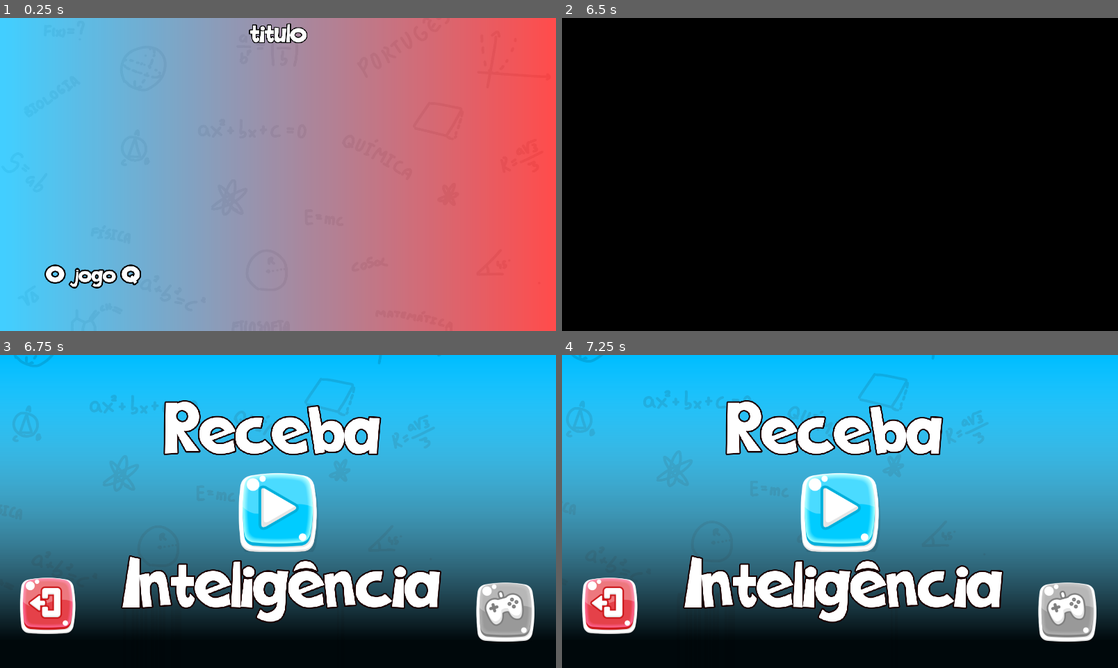
Above: before the commit, frames 1-4 (two rows, left to right).
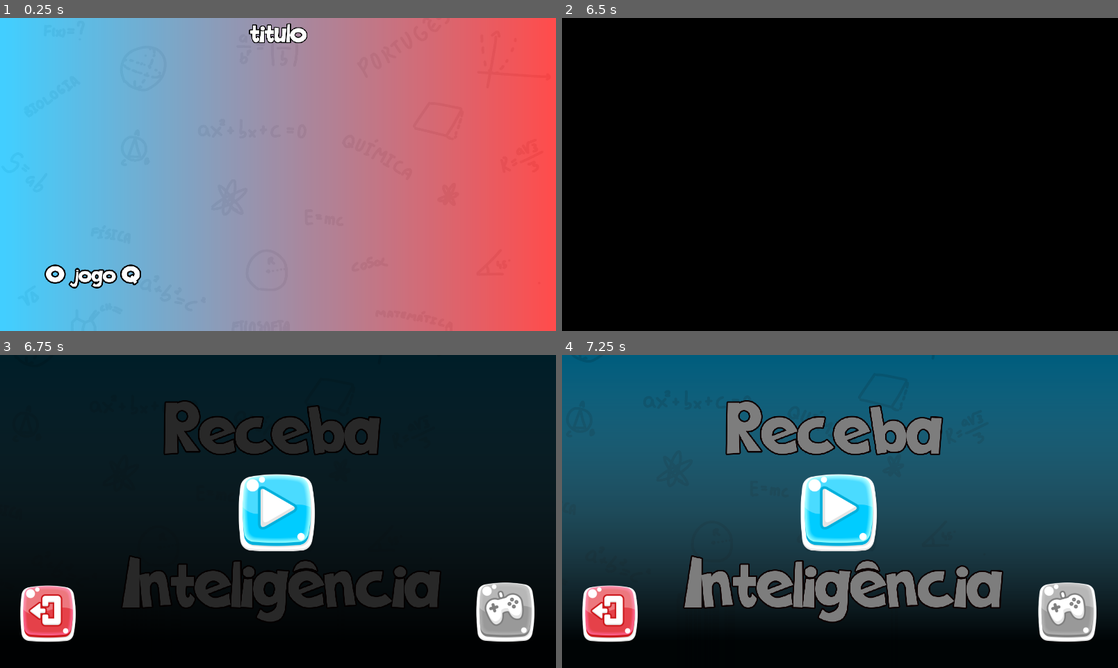
Above: after the commit, the same moments.

Repository: LabirasIFPI/Quiz-SKAR
Game: Godot game, scene res://Cenas/Importante.tscn
Same seed, same stepped clock (60 frames per second), same inputs: the game is played once before the commit and once after it. Sound files missing from this copy of the repository are replaced by a short silence.
Inputs:
- Up to frame 1 (0.25 s): no input
- Up to frame 2 (6.5 s): tap A (A) at 0.6, 2.3, 2.85, 4.55 s; tap B (B) at 0.8, 1.35, 3.05, 3.6, 5.3 s; hold Left (ui_left) 1.28-2.03 s; tap C (C) at 1.55, 2.1, 3.8, 4.35, 6.05 s; hold Left (ui_left) 3.53-5.78 s; tap 1 (JogadorAzul) at 5.1 s; tap 2 (JogadorVermelho) at 5.85 s
- Up to frame 3 (6.75 s): tap A (A) at 6.6 s
- Up to frame 4 (7.25 s): no input

Frames 1-2 are identical in both runs. In frame 3, 82% of the frame differs, in the area x 0-100%, y 0-92%; in frame 4, 78%.
Error before the commit: Invalid get index 'rect_scale' (on base: 'null instance'). (res://Códigos/Menu.gd:9)

Commit message:
Coisa(m****) nenhuma. Só ta mais bugado

Diff:
--- a/Cenas/Menu.tscn
+++ b/Cenas/Menu.tscn
@@ -49,50 +49,6 @@
 texture = SubResource( 3 )
 expand = true
 
-[node name="Botoẽs" type="Control" parent="."]
-anchor_right = 1.0
-anchor_bottom = 1.0
-margin_right = 1920.0
-margin_bottom = 1080.0
-
-[node name="iniciar" type="Button" parent="Botoẽs"]
-anchor_left = 0.5
-anchor_top = 0.5
-anchor_right = 0.5
-anchor_bottom = 0.5
-margin_left = -146.5
-margin_top = -276.0
-margin_right = 146.5
-margin_bottom = 276.0
-icon = ExtResource( 7 )
-flat = true
-expand_icon = true
-
-[node name="fechar" type="Button" parent="Botoẽs"]
-anchor_left = 0.5
-anchor_top = 0.5
-anchor_right = 0.5
-anchor_bottom = 0.5
-margin_left = -900.0
-margin_top = 220.0
-margin_right = -689.0
-margin_bottom = 435.0
-icon = ExtResource( 4 )
-flat = true
-expand_icon = true
-
-[node name="tutorial" type="Button" parent="Botoẽs"]
-margin_left = 1633.0
-margin_top = 762.0
-margin_right = 1854.0
-margin_bottom = 1012.0
-custom_fonts/font = ExtResource( 6 )
-icon = ExtResource( 8 )
-flat = true
-clip_text = true
-icon_align = 2
-expand_icon = true
-
 [node name="Titulo" type="Label" parent="."]
 anchor_right = 1.0
 margin_left = 87.0
@@ -108,6 +64,44 @@
 
 [node name="Transition" parent="." instance=ExtResource( 3 )]
 
-[connection signal="pressed" from="Botoẽs/iniciar" to="." method="_on_iniciar_pressed"]
-[connection signal="pressed" from="Botoẽs/fechar" to="." method="_on_fechar_pressed"]
-[connection signal="pressed" from="Botoẽs/tutorial" to="." method="_on_tutorial_pressed"]
+[node name="Botoes" type="CanvasLayer" parent="."]
+
+[node name="iniciar" type="Button" parent="Botoes"]
+anchor_left = 0.5
+anchor_top = 0.5
+anchor_right = 0.5
+anchor_bottom = 0.5
+margin_left = -146.5
+margin_top = -140.0
+margin_right = 146.5
+margin_bottom = 140.0
+icon = ExtResource( 7 )
+flat = true
+expand_icon = true
+
+[node name="fechar" type="Button" parent="Botoes"]
+anchor_top = 1.0
+anchor_bottom = 1.0
+margin_left = 61.0
+margin_top = -293.0
+margin_right = 272.0
+margin_bottom = -78.0
+icon = ExtResource( 4 )
+flat = true
+expand_icon = true
+
+[node name="tutorial" type="Button" parent="Botoes"]
+margin_left = 1633.0
+margin_top = 762.0
+margin_right = 1854.0
+margin_bottom = 1012.0
+custom_fonts/font = ExtResource( 6 )
+icon = ExtResource( 8 )
+flat = true
+clip_text = true
+icon_align = 2
+expand_icon = true
+
+[connection signal="pressed" from="Botoes/iniciar" to="." method="_on_iniciar_pressed"]
+[connection signal="pressed" from="Botoes/fechar" to="." method="_on_fechar_pressed"]
+[connection signal="pressed" from="Botoes/tutorial" to="." method="_on_tutorial_pressed"]
--- a/Cenas/QuizMain.tscn
+++ b/Cenas/QuizMain.tscn
@@ -113,6 +113,7 @@
 text = "00:00"
 
 [node name="DebugLabel" type="Label" parent="CanvasLayer"]
+visible = false
 anchor_top = 1.0
 anchor_right = 1.0
 anchor_bottom = 1.0
@@ -160,6 +161,8 @@
 autowrap = true
 uppercase = true
 
+[node name="DoTeste" type="Node2D" parent="."]
+
 [connection signal="timeout" from="TLPR" to="." method="_on_TLPR_timeout"]
 [connection signal="timeout" from="AddPointEffectTimer" to="." method="_onAddPointEffectTimerTimeout"]
 [connection signal="timeout" from="next_fortime" to="." method="_on_next_fortime_timeout"]
--- /dev/null
+++ b/Cenas/Teste.tscn
@@ -0,0 +1,16 @@
+[gd_scene load_steps=2 format=2]
+
+[ext_resource path="res://Assets/FreeGUI/tutorial_img/certon.png" type="Texture" id=1]
+
+[node name="Teste" type="Control"]
+anchor_right = 1.0
+anchor_bottom = 1.0
+__meta__ = {
+"_edit_horizontal_guides_": [ 553.0 ],
+"_edit_vertical_guides_": [ 251.0 ]
+}
+
+[node name="Certon" type="Sprite" parent="."]
+position = Vector2( 742, 479 )
+scale = Vector2( 0.1, 0.1 )
+texture = ExtResource( 1 )
--- a/Cenas/alternativa.tscn
+++ b/Cenas/alternativa.tscn
@@ -1,8 +1,9 @@
-[gd_scene load_steps=4 format=2]
+[gd_scene load_steps=5 format=2]
 
 [ext_resource path="res://Temas/FonteAlternativa.tres" type="DynamicFont" id=1]
 [ext_resource path="res://Assets/FreeGUI/png/gray.png" type="Texture" id=2]
 [ext_resource path="res://Cenas/alternativa.gd" type="Script" id=3]
+[ext_resource path="res://Assets/FreeGUI/tutorial_img/certon.png" type="Texture" id=4]
 
 [node name="Alternativa" type="Control"]
 anchor_left = 0.5
@@ -35,4 +36,10 @@
 text = "Texto da alternativa."
 valign = 1
 
+[node name="Certon" type="Sprite" parent="."]
+visible = false
+position = Vector2( -185, 76 )
+scale = Vector2( 0.1, 0.1 )
+texture = ExtResource( 4 )
+
 [connection signal="button_up" from="Button" to="." method="_on_op_1_button_up"]
--- a/Códigos/ sobre_avisos.gd
+++ b/Códigos/ sobre_avisos.gd
@@ -5,7 +5,6 @@
 
 
 func _ready() -> void:
-	$Transition.connect("acabou",self,"sair")
 	$aviso.percent_visible = 0
 	global.playSound("countdown", 4.0)
 	$Timer.start(4)
--- a/Códigos/Menu.gd
+++ b/Códigos/Menu.gd
@@ -1,15 +1,14 @@
 extends Node2D
 
-onready var start = get_node("Botoẽs/iniciar")
-onready var out = get_node("Botoẽs/fechar")
-onready var tutorial_button = get_node("Botoẽs/tutorial")
+onready var start = get_node("Botoes/iniciar")
+onready var out = get_node("Botoes/fechar")
+onready var tutorial_button = get_node("Botoes/tutorial")
 onready var trasition: AnimationPlayer = get_node("Transition/AnimationPlayer")
 
 func _ready() -> void:
-	$upDownInfo/down.rect_scale = $upDownInfo/down.rect_scale.move_toward(Vector2(1.0, 1.0), 0.05)
-	$upDownInfo/up.rect_scale = $upDownInfo/up.rect_scale.move_toward(Vector2(1.0, 1.0), 0.05)
+#	$Transition.connect("acabou",self,"tras")
 
-	$Transition.connect("acabou",self,"tras")
+
 	trasition.play("fade_in")
 	## Recebimento e direcionamento dos sinais recebidos
 	# Chamam as demais funçoes
@@ -22,16 +21,26 @@
 
 	# Toca musica principal do jogo
 #	audio.returnSong()
-func tras():
-	$Transition.layer = -1
+func _process(delta):
+# Set escala dos botoes
+	# @TODO: Perguntgar pro patrocinio
+	start.rect_scale = start.rect_scale.move_toward(Vector2(1.0, 1.0), 0.05)
+	out.rect_scale = out.rect_scale.move_toward(Vector2(1.0, 1.0), 0.05)
+	tutorial_button.rect_scale = tutorial_button.rect_scale.move_toward(Vector2(1.0, 1.0), 0.05)
+
 
 func _on_fechar_pressed() -> void:
-	 get_tree().quit()
+	out.rect_scale = Vector2(rand_range(0.75, 0.9), rand_range(0.75, 0.9));
+	get_tree().quit()
 
 
 func _on_iniciar_pressed() -> void:
+	start.rect_scale = Vector2(rand_range(0.75, 0.9), rand_range(0.75, 0.9));
 	get_tree().change_scene("res://Cenas/Information.tscn")
 
 
 func _on_tutorial_pressed() -> void:
+	print("tuututuututu")
+	tutorial_button.rect_scale.x= rand_range(0.5, 0.8)
+	tutorial_button.rect_scale.y= rand_range(0.5, 0.8)
 	get_tree().change_scene("res://Cenas/Tutorial.tscn")
--- a/Códigos/QuizMain.gd
+++ b/Códigos/QuizMain.gd
@@ -4,10 +4,10 @@
 ## Dados do Json  aqui (questio, id and options)
 var questions = get_questionsData()
 
-# Para testes (originalmete da funçao "inputSignalPlayers)
-var _atual = -1;
-
-
+# originalmete de Atualzar Exibição (_opt é a cena alternativa instaciada)
+var _opt
+
+onready var correctNode = get_node("DoTeste")
 onready var _questionLabel = get_node("Perguntas/PerguntasLabel");
 onready var _label_aviso = get_node("CanvasLayer2/aviso") as Label
 ## Dicionario de pergunta atualmente sendo exibido.
@@ -31,6 +31,8 @@
 
 ## Cena da alternativa
 onready var optionScene: PackedScene = preload("res://Cenas/alternativa.tscn");
+## Cena Teste da cetinha
+onready var correctScene: PackedScene = preload("res://Cenas/Teste.tscn")
 
 var colorProgress: float = 0.0;
 
@@ -169,7 +171,7 @@
 	#Assim é possivel que haja menos  de 3 alternativas, porém nunca será usado
 	for i in range(min(3, len(_optionsArray))):
 		var _thisOptionDict = _optionsArray[i];
-		var _opt = optionScene.instance();
+		_opt = optionScene.instance();
 		_opt.get_node("Label").text = _thisOptionDict.text;
 		_opt.optionID = _thisOptionDict.id;
 
@@ -245,14 +247,11 @@
 	return
 	var _comandos = ["JogadorAzul", "JogadorVermelho"];
 	var _comandosEsp = ["B1", "B2"];
+	var _atual = -1
 	for i in range(len(_comandos)):
-		# Capturar ação do ESP
-		# Não está sendo usado.
-#		if global.getButtonPressed(_comandosEsp[i]):
-#			_atual += i + 1;
-
 		# Capturar ação do teclado
 		if Input.is_action_just_pressed(_comandos[i]):
+			print("aaaaaaaaaaa")
 			_atual += i + 1;
 
 	# Se apenas um jogador apertou:
@@ -309,7 +308,6 @@
 
 ## Detecta os comandos das alternativas e retorna  o indice selecionado.
 func detectarComando():
-	return global.comando
 	#@TODO: mudar pelos sinais
 	var comandos = ["A", "B", "C"]
 	for i in range(len(comandos)):
@@ -320,8 +318,12 @@
 
 ## Confere se a alternativa selecionada é a correta.
 func checarResposta(ind):
+	var correct = correctScene.instance()
 	var _optionToCheck = optionsNode.get_child(ind) as Alternativa;
 	if _optionToCheck:
+#		correct.set_global_position(500,250)
+#		correctNode.add_child(correct)
+#		_opt.get_node("Certon").visible = _optionToCheck.optionID != 0
 		return _optionToCheck.optionID == 0
 	return false
 
--- a/Códigos/Tutorial.gd
+++ b/Códigos/Tutorial.gd
@@ -6,14 +6,14 @@
 onready var _label_texto = get_node("Informação/informação")
 
 var informacoes: Array = [
-	"Primeiramente, ligue e reinicie a 'caixa de resposta' e entre na rede 'Rede_SKAR'",
-	"Agora configure com sua rede WIFI!",
-	"Agora sua rede está salva!",
-	"Tudo pronto?! Agora vamos aprender como JOGAR!!!",
-	"Este é um jogo para dois jogadores: o azul e o vermelho.     SE POSICIONEM!",
-	"Responde a pergunta aquele que apertar primeiro o botão de sua respectiva cor. Cada pergunta tem seu tempo pra resposta, responda antes que o tempo acabe!",
-	"Estes botões representam sua resposta, sendo eles 'A','B' e'C'. Cada resposta correta soma ponto(s), uma resposta errada ou vazia irá somar ponto(s) ao seu oponente.",
-	"Vence aquele que somar mais pontos no final da rodada. Bom JOGO e bons ESTUDOS!!!<3"
+	"1 Primeiramente, ligue e reinicie a 'caixa de resposta' e entre na rede 'Rede_SKAR'",
+	"2 Agora configure com sua rede WIFI!",
+	"3 Agora sua rede está salva!",
+	"4 Tudo pronto?! Agora vamos aprender como JOGAR!!!",
+	"5 Este é um jogo para dois jogadores: o azul e o vermelho.     SE POSICIONEM!",
+	"6 Responde a pergunta aquele que apertar primeiro o botão de sua respectiva cor. Cada pergunta tem seu tempo pra resposta, responda antes que o tempo acabe!",
+	"7 Estes botões representam sua resposta, sendo eles 'A','B' e'C'. Cada resposta correta soma ponto(s), uma resposta errada ou vazia irá somar ponto(s) ao seu oponente.",
+	"8 Vence aquele que somar mais pontos no final da rodada. Bom JOGO e bons ESTUDOS!!!<3"
 ]
 
 onready var images: Array = [
@@ -54,8 +54,9 @@
 
 
 func DefinirTextoPorPagina():
-	var _operacao = 1 - 2 * global.jogadorAtual;#se esquerda(red): -1, se dir(azul): 1
-	print(_operacao)
+	var _operacao = (1 - 2 * global.jogadorAtual) ;#se esq(red): -1, se dir(azul): 1
+	print("Jogador atual: " + str(global.jogadorAtual))
+	print("Resultado da op: " + str(_operacao))
 	if (_operacao > 0 and controle <= (informacoes.size() - 2)) or (_operacao < 0 and controle >= 1):
 		controle += _operacao
 		updateScreen()
--- a/Códigos/WebSocket.gd
+++ b/Códigos/WebSocket.gd
@@ -4,7 +4,7 @@
 var client
 var connected: bool = false
 
-const ip = "192.168.43.212"
+const ip = "192.168.246.213"
 
 const port = 80
 var ledstate: int;
@@ -15,6 +15,7 @@
 signal botaoA(Menu, Tutorial, Information, QuizMain, FimDeJogo);
 signal botaoB(Menu, Tutorial, Information, QuizMain, FimDeJogo);
 signal botaoC(Menu, Tutorial, Information, QuizMain, FimDeJogo);
+signal zero(Menu, Tutorial, Information, QuizMain, FimDeJogo)
 
 func _ready():
 	client = StreamPeerTCP.new()
@@ -52,20 +53,20 @@
 func _messageInterpreter(txt):
 	var command = txt.split(' ')
 	# Avaliação das mensagens recebidas (ada botão emite um sinal diferente)
-	if command[0] == "B1":
+	if command[0] == "B1" :
 		emit_signal("azul");
 
 	if command[0] == "B2":
 		emit_signal("vermelho");
 
 	if command[0] == "A":
-		global.comando = 0
 		emit_signal("botaoA");
 
 	if command[0] == "B":
-		global.comando = 1
 		emit_signal("botaoB");
 
 	if command[0] == "C":
-		global.comando = 2
 		emit_signal("botaoC");
+
+	if command[0] == "A0":
+		emit_signal("zero");
Binary file added: Assets/FreeGUI/tutorial_img/certon.png
Not shown, added: Assets/FreeGUI/tutorial_img/certon.png.import
